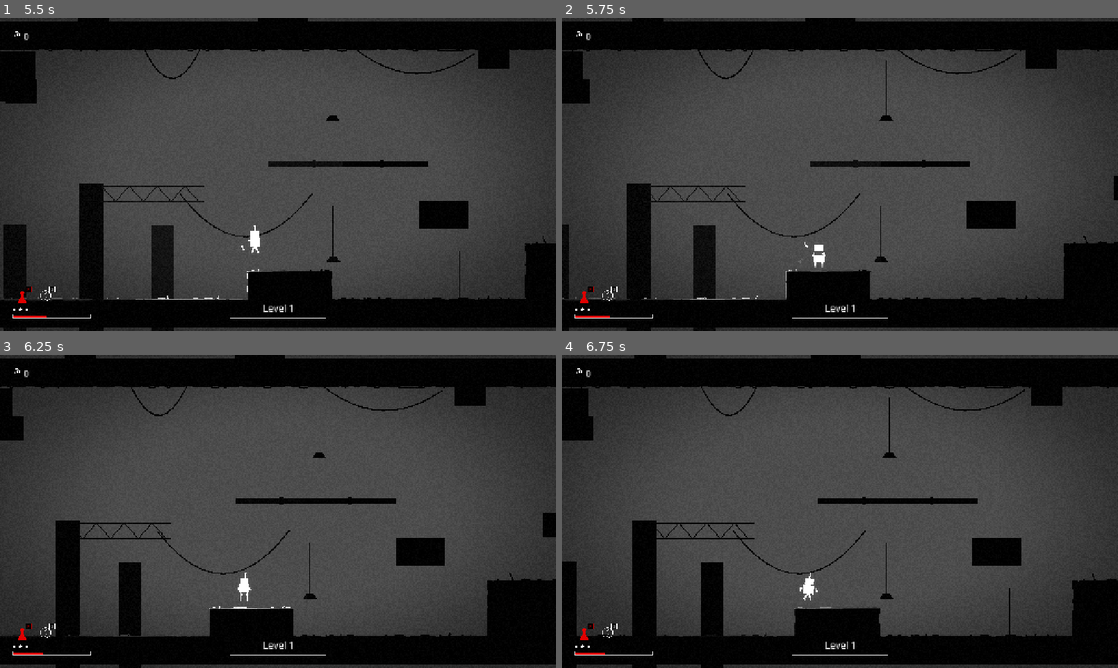
Above: before the commit, frames 1-4 (two rows, left to right).
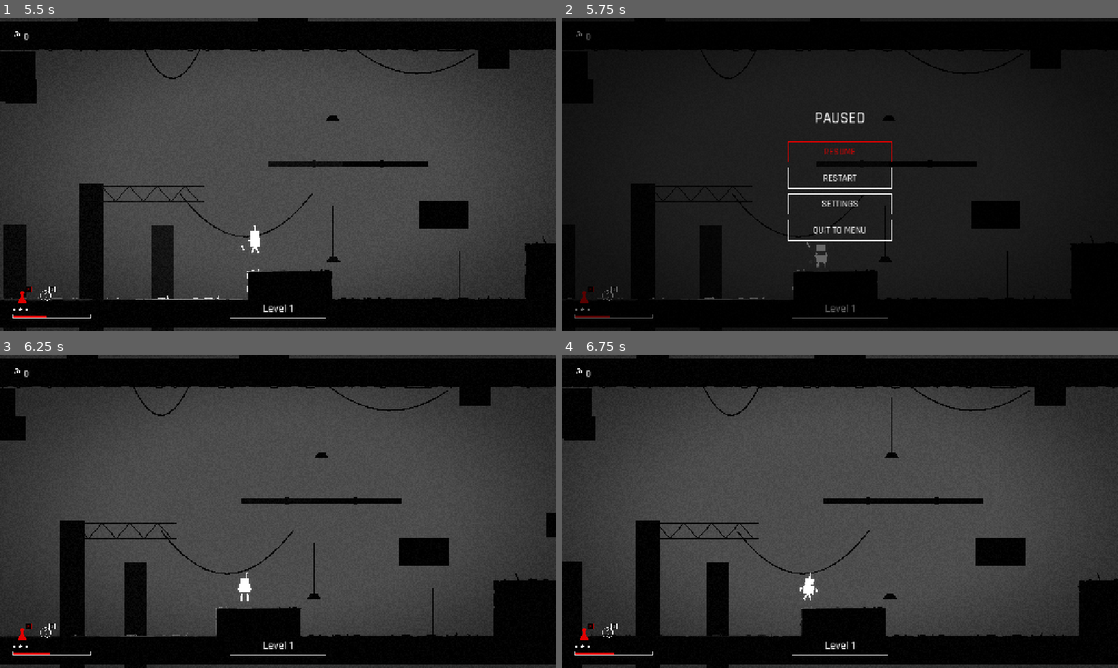
Above: after the commit, the same moments.

Repository: Joshuamathewj2/Signal-Lost
Game: Godot game, scene res://scenes/main/main.tscn
Two runs of this game, one before a commit and one after it. Both use one fixed random seed, a clock stepped at 60 frames per second and the inputs below.
Inputs (mouse positions are in pixels of both pictures, inside the frame that each line leads up to):
- Up to frame 1 (5.5 s): click "SETTINGS" at 0.5 s; click "PLAY" at 1.25 s; tap Enter at 2 s; move the mouse to (400, 158) at 2.02 s; press the mouse at (400, 158) at 2.03 s; hold D (move_right) 2.03-3.53 s; tap Space (jump) at 2.27, 3.02, 4.52, 5.27 s; tap Shift (sneak) at 2.3, 2.85, 3.8, 4.35 s; move the mouse to (166, 190) at 2.77 s; release the mouse at (166, 190) at 2.78 s; click (166, 190) at 3.05 s; move the mouse to (333, 105) at 3.52 s; press the mouse at (333, 105) at 3.53 s; hold A (move_left) 3.53-4.28 s; move the mouse to (250, 237) at 4.27 s; release the mouse at (250, 237) at 4.28 s; hold D (move_right) from 4.28 s (still down); click (250, 237) at 4.55 s; move the mouse to (444, 221) at 5.02 s; hold Shift (sneak) from 5.03 s (still down); tap 1 at 5.1 s
- Up to frame 2 (5.75 s): keep holding D (move_right); keep holding Shift (sneak); tap Escape (pause) at 5.65 s
- Up to frame 3 (6.25 s): release D (move_right) at 5.75 s; release Shift (sneak) at 5.75 s; click (278, 489) at 5.75 s, where only the run after the commit has a clickable "RESUME"
- Up to frame 4 (6.75 s): move the mouse to (673, 464) at 6.52 s; hold A (move_left) from 6.53 s (still down); tap 2 at 6.6 s

Frame 1 is identical in both runs. In frame 2, 72% of the frame differs, in the area x 0-100%, y 0-100%; in frame 3, 3.1%; in frame 4, 3.1%.
Error in both runs: Invalid access to property or key 'origin' on a base object of type 'RefCounted (NoiseEvent)'. (res://scenes/sonar/ripple_rings.gd:22)

Commit message:
P7-T4: pause

Diff:
--- a/autoload/audio_manager.gd
+++ b/autoload/audio_manager.gd
@@ -157,3 +157,18 @@
 		stolen.stream = stream
 		stolen.pitch_scale = pitch
 		stolen.play()
+
+var is_paused_audio: bool = false
+var _pre_pause_volumes: Dictionary = {}
+
+func set_pause_mute(paused: bool) -> void:
+	is_paused_audio = paused
+	var buses: Array[StringName] = [&"Music", &"SFX", &"Pulse", &"Ambience"]
+	for b in buses:
+		var idx: int = AudioServer.get_bus_index(b)
+		if idx != -1:
+			if paused:
+				_pre_pause_volumes[b] = AudioServer.get_bus_volume_db(idx)
+				AudioServer.set_bus_volume_db(idx, _pre_pause_volumes[b] - 10.0)
+			elif _pre_pause_volumes.has(b):
+				AudioServer.set_bus_volume_db(idx, float(_pre_pause_volumes[b]))
--- a/scenes/main/main.gd
+++ b/scenes/main/main.gd
@@ -2,6 +2,7 @@
 
 const MAIN_MENU_SCENE: PackedScene = preload("res://scenes/ui/main_menu.tscn")
 const HUD_SCENE: PackedScene = preload("res://scenes/ui/hud.tscn")
+const PAUSE_MENU_SCENE: PackedScene = preload("res://scenes/ui/pause_menu.tscn")
 
 @onready var level_host: Node2D = $LevelHost
 @onready var post_fx: CanvasLayer = $PostFx
@@ -10,22 +11,33 @@
 @onready var debug_overlay: CanvasLayer = $DebugOverlay
 @onready var boot: Node = $Boot
 
+var pause_menu: PauseMenu = null
+
 func _ready() -> void:
 	DebugFlags.log(&"main", "Main scene initialized")
 	_ensure_hud()
+	_ensure_pause_menu()
 	show_main_menu()
 
 func _ensure_hud() -> void:
 	var existing_hud: Node = get_tree().get_first_node_in_group(&"hud")
 	if existing_hud == null and hud != null and hud.get_child_count() == 0:
 		var hud_inst: CanvasLayer = HUD_SCENE.instantiate() as CanvasLayer
+		hud_inst.add_to_group(&"hud")
 		add_child(hud_inst)
 		hud.queue_free()
 		hud = hud_inst
 
+func _ensure_pause_menu() -> void:
+	if menus != null and pause_menu == null:
+		pause_menu = PAUSE_MENU_SCENE.instantiate() as PauseMenu
+		menus.add_child(pause_menu)
+
 func show_main_menu() -> void:
 	if menus != null:
 		for child in menus.get_children():
-			child.queue_free()
+			if child != pause_menu:
+				child.queue_free()
 		var menu_inst: Node = MAIN_MENU_SCENE.instantiate()
+		menu_inst.add_to_group(&"main_menu")
 		menus.add_child(menu_inst)
--- /dev/null
+++ b/scenes/ui/pause_menu.gd
@@ -0,0 +1,86 @@
+class_name PauseMenu
+extends Control
+
+@onready var resume_btn: UiButton = $CenterContainer/VBoxContainer/ButtonGroup/ResumeButton
+@onready var restart_btn: UiButton = $CenterContainer/VBoxContainer/ButtonGroup/RestartButton
+@onready var settings_btn: UiButton = $CenterContainer/VBoxContainer/ButtonGroup/SettingsButton
+@onready var quit_btn: UiButton = $CenterContainer/VBoxContainer/ButtonGroup/QuitButton
+
+var is_paused: bool = false
+
+func _ready() -> void:
+	process_mode = Node.PROCESS_MODE_ALWAYS
+	visible = false
+
+	if resume_btn != null:
+		resume_btn.pressed.connect(resume)
+	if restart_btn != null:
+		restart_btn.pressed.connect(_on_restart_pressed)
+	if settings_btn != null:
+		settings_btn.pressed.connect(_on_settings_pressed)
+	if quit_btn != null:
+		quit_btn.pressed.connect(_on_quit_pressed)
+
+	_setup_focus_wrap()
+
+func _setup_focus_wrap() -> void:
+	var buttons: Array[UiButton] = [resume_btn, restart_btn, settings_btn, quit_btn]
+	var n: int = buttons.size()
+	for i in range(n):
+		if buttons[i] != null:
+			var prev_btn: UiButton = buttons[(i - 1 + n) % n]
+			var next_btn: UiButton = buttons[(i + 1) % n]
+			if prev_btn != null:
+				buttons[i].focus_neighbor_top = buttons[i].get_path_to(prev_btn)
+			if next_btn != null:
+				buttons[i].focus_neighbor_bottom = buttons[i].get_path_to(next_btn)
+
+func _unhandled_input(event: InputEvent) -> void:
+	if event.is_action_pressed("pause"):
+		if is_paused:
+			resume()
+			get_viewport().set_input_as_handled()
+		else:
+			var has_level: bool = false
+			if SceneRouter != null and "current_level_root" in SceneRouter and SceneRouter.current_level_root != null:
+				has_level = true
+			var main_menu: Node = get_tree().get_first_node_in_group(&"main_menu")
+			if main_menu != null and main_menu.is_visible_in_tree():
+				has_level = false
+
+			if has_level:
+				pause()
+				get_viewport().set_input_as_handled()
+
+func pause() -> void:
+	is_paused = true
+	visible = true
+	get_tree().paused = true
+	if AudioManager != null and AudioManager.has_method("set_pause_mute"):
+		AudioManager.set_pause_mute(true)
+	if resume_btn != null:
+		resume_btn.grab_focus()
+
+func resume() -> void:
+	is_paused = false
+	visible = false
+	get_tree().paused = false
+	if AudioManager != null and AudioManager.has_method("set_pause_mute"):
+		AudioManager.set_pause_mute(false)
+
+func _on_restart_pressed() -> void:
+	resume()
+	if SceneRouter != null and SceneRouter.has_method("restart_level"):
+		SceneRouter.restart_level()
+
+func _on_settings_pressed() -> void:
+	pass
+
+func _on_quit_pressed() -> void:
+	resume()
+	var main_node: Node = get_tree().root.get_node_or_null("Main")
+	if main_node != null and main_node.has_method("show_main_menu"):
+		if SceneRouter != null and "current_level_root" in SceneRouter and SceneRouter.current_level_root != null:
+			SceneRouter.current_level_root.queue_free()
+			SceneRouter.current_level_root = null
+		main_node.call("show_main_menu")
--- /dev/null
+++ b/scenes/ui/pause_menu.tscn
@@ -0,0 +1,78 @@
+[gd_scene format=3 uid="uid://cpause_menu_01"]
+
+[ext_resource type="Theme" path="res://resources/theme/ui_theme.tres" id="1_thm01"]
+[ext_resource type="Script" path="res://scenes/ui/pause_menu.gd" id="2_pause02"]
+[ext_resource type="Script" path="res://scenes/ui/ui_button.gd" id="3_btn03"]
+
+[node name="PauseMenu" type="Control"]
+process_mode = 3
+layout_mode = 3
+anchors_preset = 15
+anchor_right = 1.0
+anchor_bottom = 1.0
+grow_horizontal = 2
+grow_vertical = 2
+theme = ExtResource("1_thm01")
+script = ExtResource("2_pause02")
+
+[node name="Background" type="ColorRect" parent="."]
+layout_mode = 1
+anchors_preset = 15
+anchor_right = 1.0
+anchor_bottom = 1.0
+grow_horizontal = 2
+grow_vertical = 2
+color = Color(0, 0, 0, 0.6)
+
+[node name="CenterContainer" type="CenterContainer" parent="."]
+layout_mode = 1
+anchors_preset = 15
+anchor_right = 1.0
+anchor_bottom = 1.0
+grow_horizontal = 2
+grow_vertical = 2
+
+[node name="VBoxContainer" type="VBoxContainer" parent="CenterContainer"]
+layout_mode = 2
+theme_override_constants/separation = 30
+alignment = 1
+
+[node name="PauseTitle" type="Label" parent="CenterContainer/VBoxContainer"]
+layout_mode = 2
+theme_override_font_sizes/font_size = 36
+text = "PAUSED"
+horizontal_alignment = 1
+
+[node name="ButtonGroup" type="VBoxContainer" parent="CenterContainer/VBoxContainer"]
+layout_mode = 2
+size_flags_horizontal = 4
+theme_override_constants/separation = 12
+alignment = 1
+
+[node name="ResumeButton" type="Button" parent="CenterContainer/VBoxContainer/ButtonGroup"]
+custom_minimum_size = Vector2(240, 48)
+layout_mode = 2
+theme_type_variation = &"MenuButton"
+text = "RESUME"
+script = ExtResource("3_btn03")
+
+[node name="RestartButton" type="Button" parent="CenterContainer/VBoxContainer/ButtonGroup"]
+custom_minimum_size = Vector2(240, 48)
+layout_mode = 2
+theme_type_variation = &"MenuButton"
+text = "RESTART"
+script = ExtResource("3_btn03")
+
+[node name="SettingsButton" type="Button" parent="CenterContainer/VBoxContainer/ButtonGroup"]
+custom_minimum_size = Vector2(240, 48)
+layout_mode = 2
+theme_type_variation = &"MenuButton"
+text = "SETTINGS"
+script = ExtResource("3_btn03")
+
+[node name="QuitButton" type="Button" parent="CenterContainer/VBoxContainer/ButtonGroup"]
+custom_minimum_size = Vector2(240, 48)
+layout_mode = 2
+theme_type_variation = &"MenuButton"
+text = "QUIT TO MENU"
+script = ExtResource("3_btn03")
--- /dev/null
+++ b/tests/test_pause_menu.gd
@@ -0,0 +1,48 @@
+class_name TestPauseMenu
+extends RefCounted
+
+func run() -> Array[String]:
+	var failures: Array[String] = []
+
+	var pause_scene: PackedScene = load("res://scenes/ui/pause_menu.tscn")
+	if pause_scene == null:
+		failures.append("pause_menu.tscn failed to load")
+		return failures
+
+	var tree: SceneTree = Engine.get_main_loop() as SceneTree
+	var pause_menu: PauseMenu = pause_scene.instantiate() as PauseMenu
+	if pause_menu == null:
+		failures.append("PauseMenu failed to instantiate")
+		return failures
+
+	if pause_menu.process_mode != Node.PROCESS_MODE_ALWAYS:
+		failures.append("PauseMenu process_mode should be PROCESS_MODE_ALWAYS")
+
+	if tree != null and tree.root != null:
+		tree.root.add_child(pause_menu)
+	else:
+		pause_menu.notification(Node.NOTIFICATION_READY)
+
+	# Test pause action
+	pause_menu.pause()
+	if not pause_menu.is_paused or not pause_menu.visible:
+		failures.append("pause() should set is_paused and visible true")
+	if tree != null and not tree.paused:
+		failures.append("tree should be paused after pause()")
+	if AudioManager != null and not AudioManager.is_paused_audio:
+		failures.append("AudioManager should be in paused audio state")
+
+	# Test resume action
+	pause_menu.resume()
+	if pause_menu.is_paused or pause_menu.visible:
+		failures.append("resume() should set is_paused and visible false")
+	if tree != null and tree.paused:
+		failures.append("tree should not be paused after resume()")
+	if AudioManager != null and AudioManager.is_paused_audio:
+		failures.append("AudioManager should not be in paused audio state")
+
+	if pause_menu.is_inside_tree():
+		pause_menu.get_parent().remove_child(pause_menu)
+	pause_menu.free()
+
+	return failures
Not shown, added: scenes/ui/pause_menu.gd.uid
Not shown, added: tests/test_pause_menu.gd.uid
Not shown, changed: CHANGELOG.md
Not shown, changed: docs/TASKS.md
